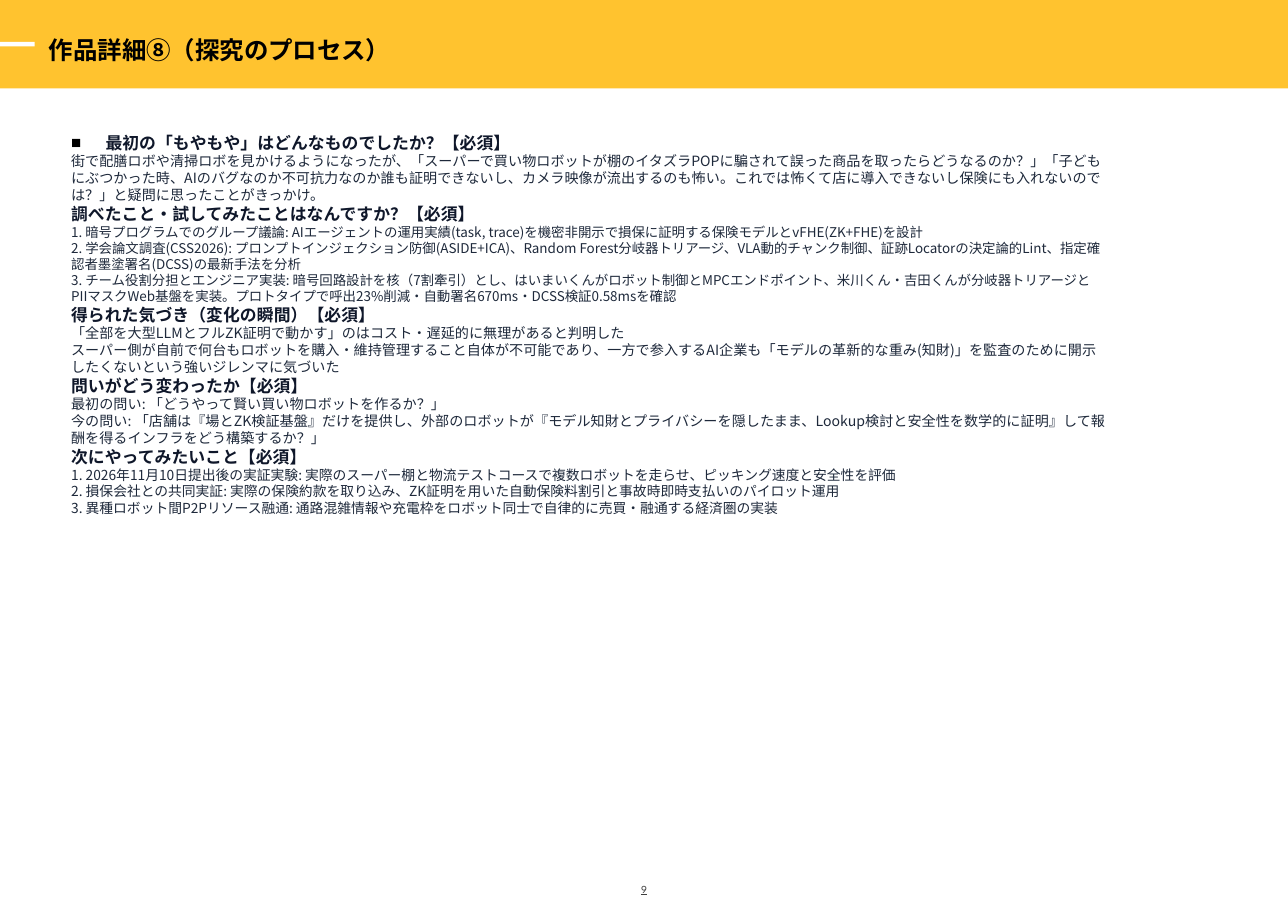
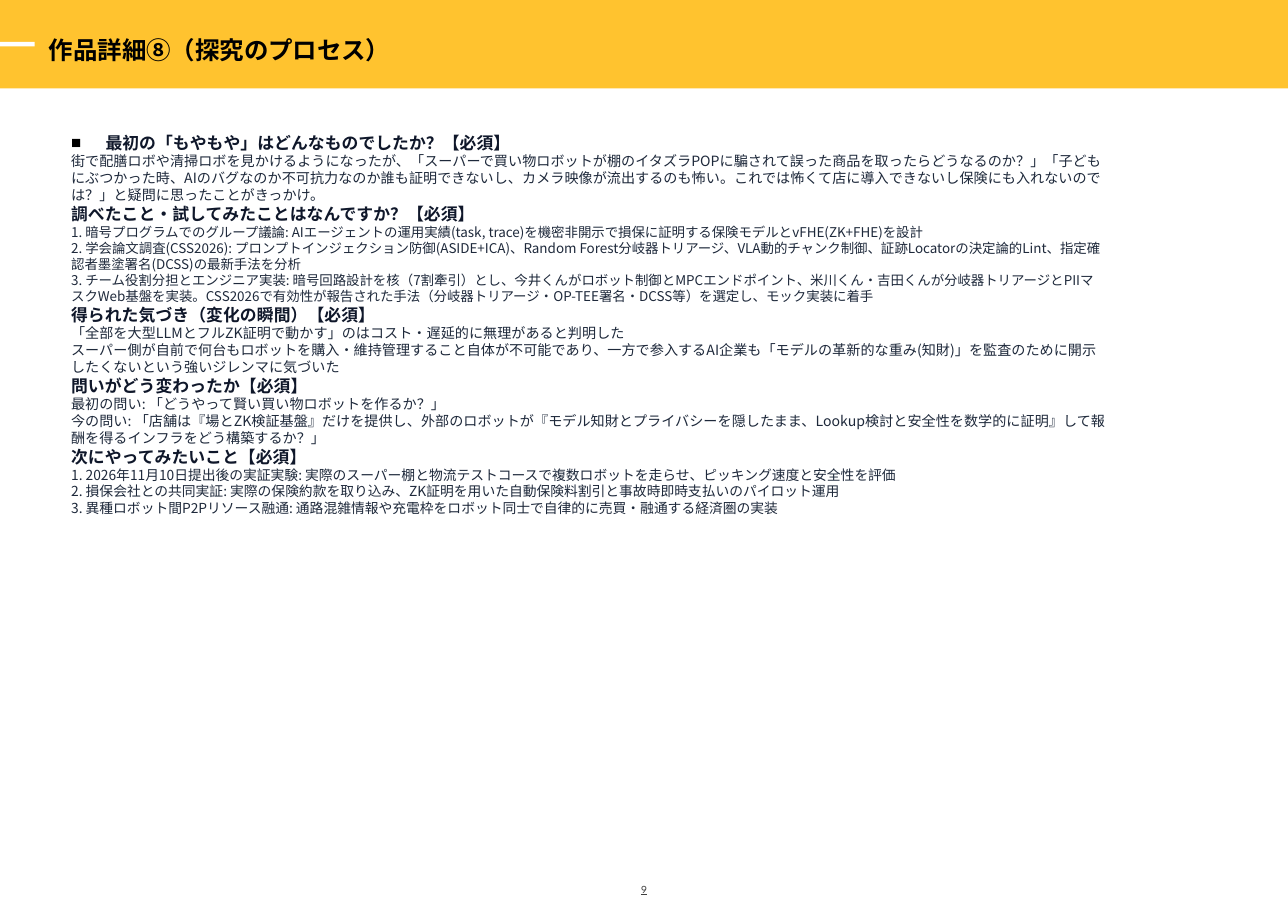
Before and after one commit to sururu-k/ProofPick, a slide deck: slide 10 of submission/zenjyocon_entry_sheet_2026.pptx. Drawn at 1288x911 pixels with LibreOffice and Linux fonts; fonts in the diff are those of the drawing; background and template pictures are left out. Boxes give left, top, right and bottom in pixels: in the first picture for what was removed or moved away, otherwise in the second. Text is boxed around its words. In the diff, an @@ line names an element or a change of style, - is before the commit and + after.

```diff
--- a/submission/zenjyocon_entry_sheet_2026.pptx
+++ b/submission/zenjyocon_entry_sheet_2026.pptx
@@ text at (71,225,1101,302): text changed @@
-1. 暗号プログラムでのグループ議論: AIエージェントの運用実績(task, trace)を機密非開示で損保に証明する保険モデルとvFHE(ZK+FHE)を設計
-2. 学会論文調査(CSS2026): プロンプトインジェクション防御(ASIDE+ICA)、Random Forest分岐器トリアージ、VLA動的チャンク制御、証跡Locatorの決定論的Lint、指定確認者墨塗署名(DCSS)の最新手法を分析
-3. チーム役割分担とエンジニア実装: 暗号回路設計を核（7割牽引）とし、はいまいくんがロボット制御とMPCエンドポイント、米川くん・吉田くんが分岐器トリアージとPIIマスクWeb基盤を実装。プロトタイプで呼出23%削減・自動署名670ms・DCSS検証0.58msを確認
+1. 暗号プログラムでのグループ議論: AIエージェントの運用実績(task, trace)を機密非開示で損保に証明する保険モデルとvFHE(ZK+FHE)を設計
+2. 学会論文調査(CSS2026): プロンプトインジェクション防御(ASIDE+ICA)、Random Forest分岐器トリアージ、VLA動的チャンク制御、証跡Locatorの決定論的Lint、指定確認者墨塗署名(DCSS)の最新手法を分析
+3. チーム役割分担とエンジニア実装: 暗号回路設計を核（7割牽引）とし、今井くんがロボット制御とMPCエンドポイント、米川くん・吉田くんが分岐器トリアージとPIIマスクWeb基盤を実装。CSS2026で有効性が報告された手法（分岐器トリアージ・OP-TEE署名・DCSS等）を選定し、モック実装に着手
```
Also in this commit, not shown: 7 other slides changed, 9 other files.
